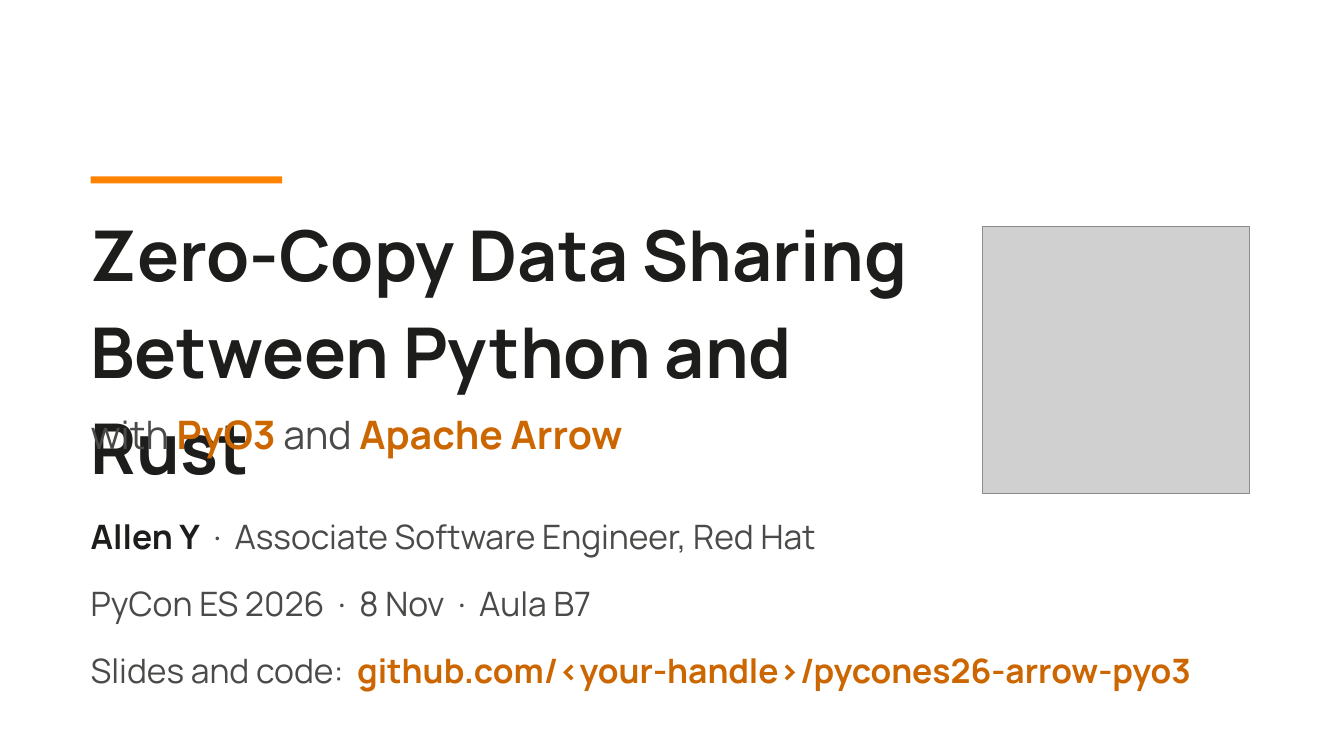
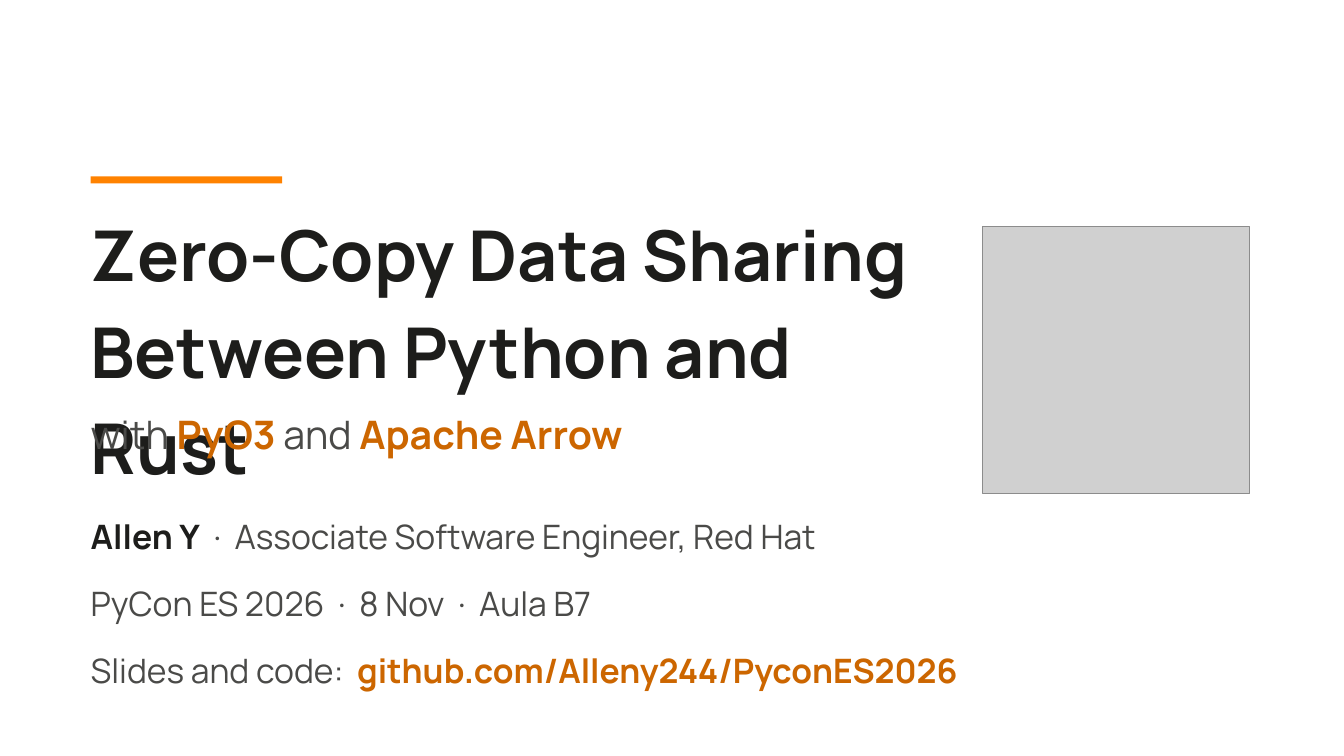
Before and after one commit to Alleny244/PyconES2026, a slide deck: slide 1 of slides/pycones2026-zero-copy-python-rust.pptx. Drawn at 1344x756 pixels with LibreOffice and Linux fonts; fonts in the diff are those of the drawing; grey boxes stand for pictures. Boxes give left, top, right and bottom in pixels: in the first picture for what was removed or moved away, otherwise in the second. Text is boxed around its words. In the diff, an @@ line names an element or a change of style, - is before the commit and + after.

Commit message:
Prepared Demo and slides for PyconES26:V2

```diff
--- a/slides/pycones2026-zero-copy-python-rust.pptx
+++ b/slides/pycones2026-zero-copy-python-rust.pptx
@@ text at [91, 658, 957, 692]: text changed @@
-Slides and code: github.com/<your-handle>/pycones26-arrow-pyo3
+Slides and code: github.com/Alleny244/PyconES2026
```
Also in this commit, not shown: 38 other slides changed, 4 other files.
